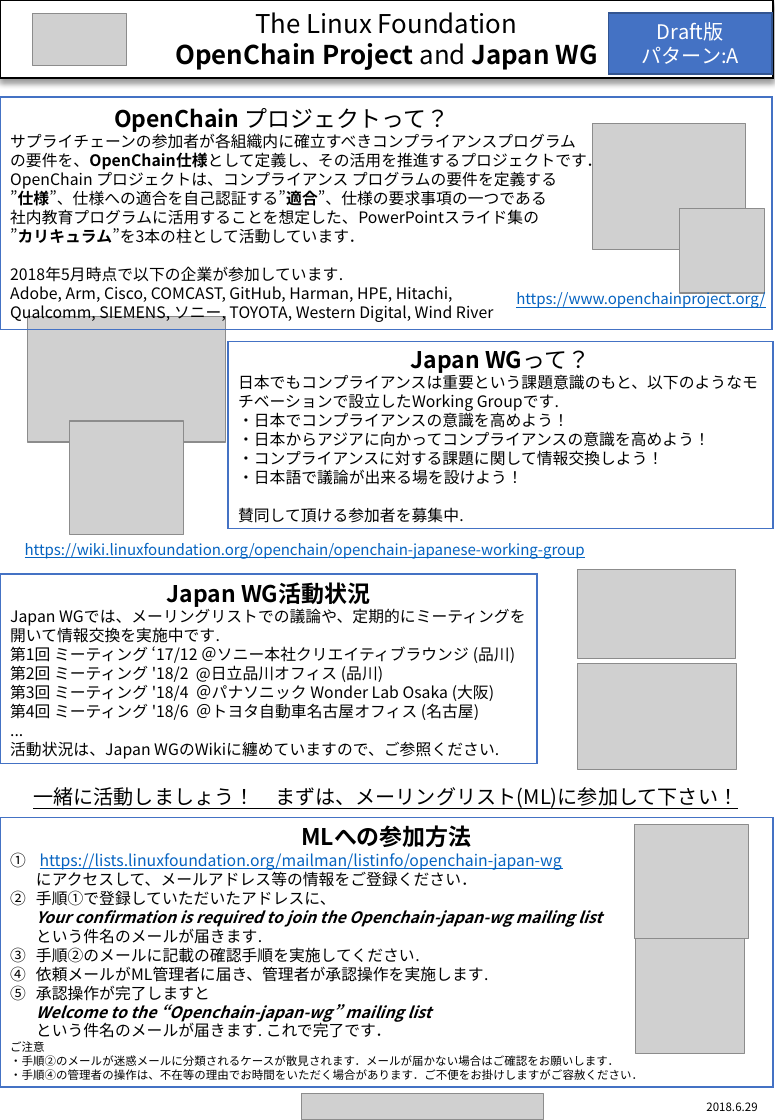
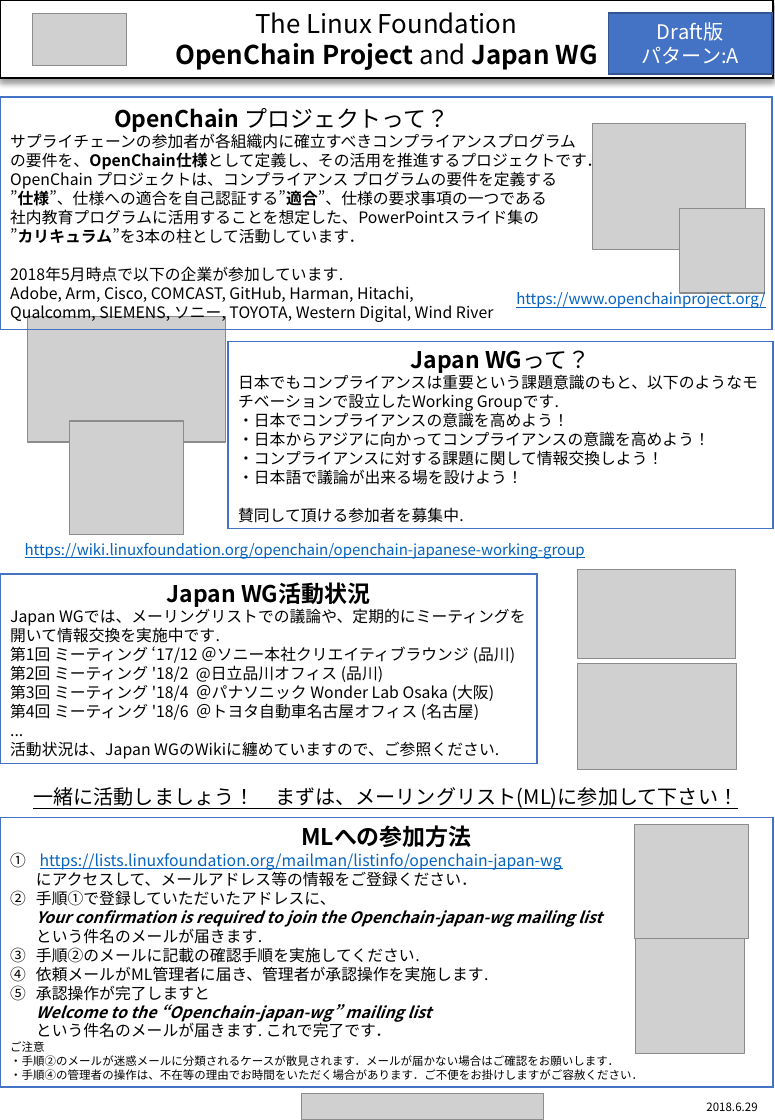
Before and after one commit to OpenChain-Project/OpenChain-JWG, a slide deck: slide 1 of Leaflet/One-Page_Version/review/a_openchain_leaflet_20180629.pptx. Drawn at 775x1120 pixels with LibreOffice and Linux fonts; fonts in the diff are those of the drawing; grey boxes stand for pictures. Boxes give left, top, right and bottom in pixels: in the first picture for what was removed or moved away, otherwise in the second. Text is boxed around its words. In the diff, an @@ line names an element or a change of style, - is before the commit and + after.

Commit message:
Fixed membership data

```diff
--- a/Leaflet/One-Page_Version/review/a_openchain_leaflet_20180629.pptx
+++ b/Leaflet/One-Page_Version/review/a_openchain_leaflet_20180629.pptx
@@ text in rectangle at (x1=10, y1=286, x2=414, y2=302): text changed @@
-Adobe, Arm, Cisco, COMCAST, GitHub, Harman, HPE, Hitachi,
+Adobe, Arm, Cisco, COMCAST, GitHub, Harman, Hitachi,
```
